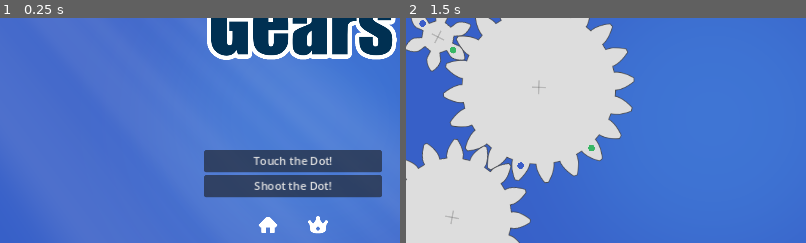
Above: before the commit, frames 1-2 (left to right).
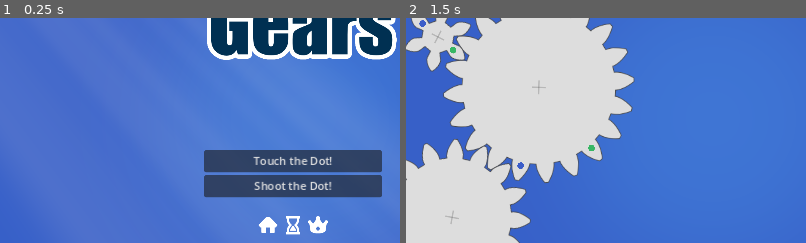
Above: after the commit, the same moments.

Repository: rockgem/yugen-gears
Game: Godot game, scene res://scenes/MainMenu.tscn
Two runs of this game, one before a commit and one after it. Both use one fixed random seed, a clock stepped at 60 frames per second and the inputs below.
Inputs (mouse positions are % of the whole screen's width and height, from its top left):
- Up to frame 1 (0.25 s): no input
- Up to frame 2 (1.5 s): click "Touch the Dot!" at 0.5 s; tap Enter at 1.25 s; move the mouse to (72, 45) at 1.27 s; click (72, 45) at 1.42 s
The pictures show only the part of the screen within x 13-63%, y 27-77%; the shares and areas given below are measured in that part.

The runs differ from the first frame. In frame 1, 0.2% of the frame differs, in the area x 71-75%, y 88-97%; in frame 2, nothing differs.

Commit message:
Update settings.tres

Diff:
--- a/reso/icons/settings.tres
+++ b/reso/icons/settings.tres
@@ -1,3 +1,7 @@
-[gd_resource type="AtlasTexture" format=3 uid="uid://ctbxqyuwqms2t"]
+[gd_resource type="AtlasTexture" load_steps=2 format=3 uid="uid://ctbxqyuwqms2t"]
+
+[ext_resource type="Texture2D" uid="uid://daejdayfv7fmf" path="res://art/etc/iconsDefault.png" id="1_1gbyt"]
 
 [resource]
+atlas = ExtResource("1_1gbyt")
+region = Rect2(0, 512, 64, 64)
